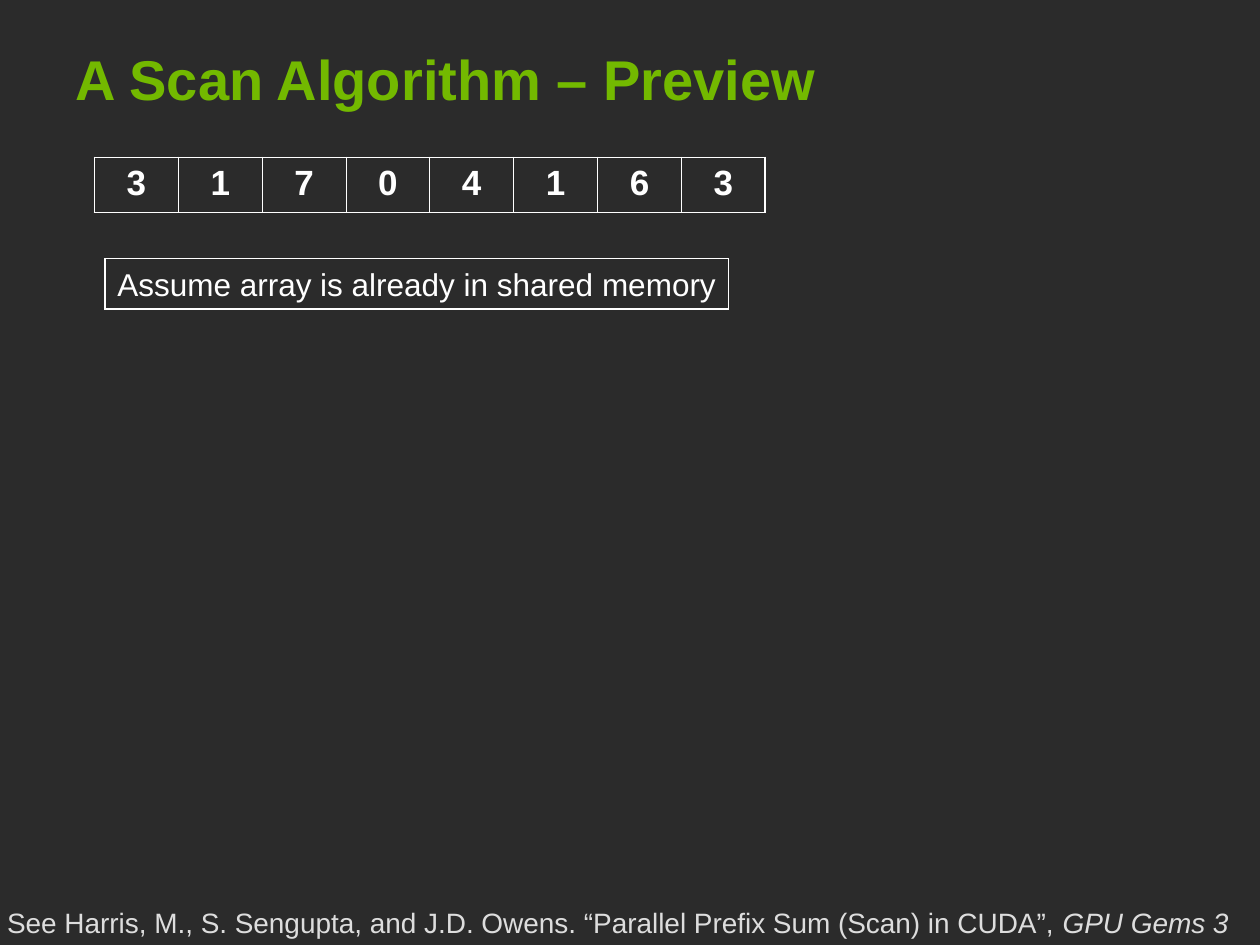
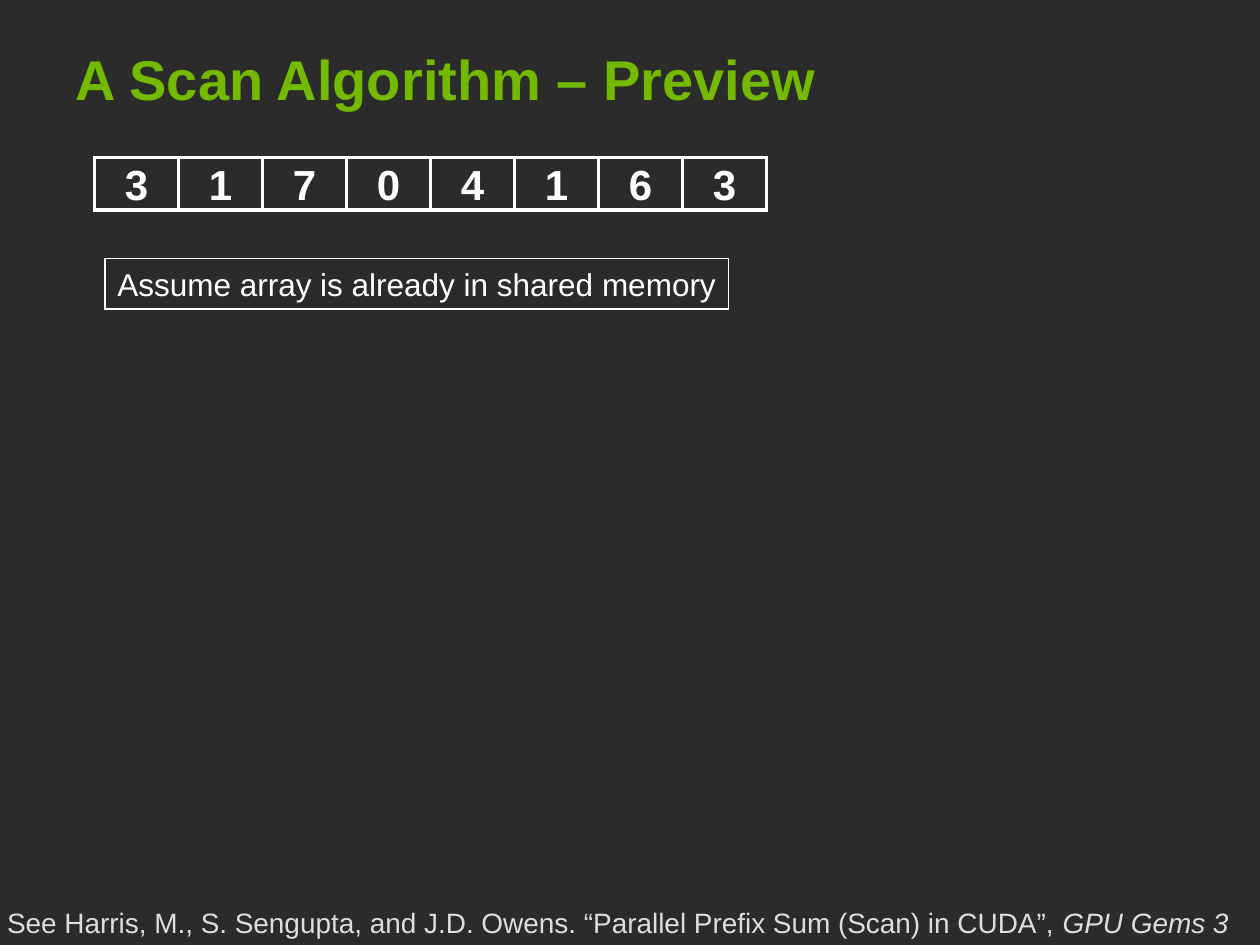
Before and after one commit to leofang/stanford-cs193g-sp2010, a slide deck: slide 33 of trunk/lectures/lecture_6/parallel_patterns_1.ppt (slide 18 before the commit). Drawn at 1260x945 pixels with LibreOffice and Linux fonts; fonts in the diff are those of the drawing; background and template pictures are left out; a plain dark background stands for a picture behind light text. Boxes give left, top, right and bottom in pixels: in the first picture for what was removed or moved away, otherwise in the second. Text is boxed around its words. In the diff, an @@ line names an element or a change of style, - is before the commit and + after.

```diff
--- a/trunk/lectures/lecture_6/parallel_patterns_1.ppt
+++ b/trunk/lectures/lecture_6/parallel_patterns_1.ppt
@@ table removed at <box>94,158,762,212</box>, 1 rows, 8 columns @@
-3 | 1 | 7 | 0 | 4 | 1 | 6 | 3
@@ group added at <box>94,158,767,210</box>: 8 rectangles @@
+3
+1
+7
+0
+4
+1
+6
+3
```
Also in this commit, not shown: 12 other slides changed, 21 slides added, 3 slides removed, 1 other file.
